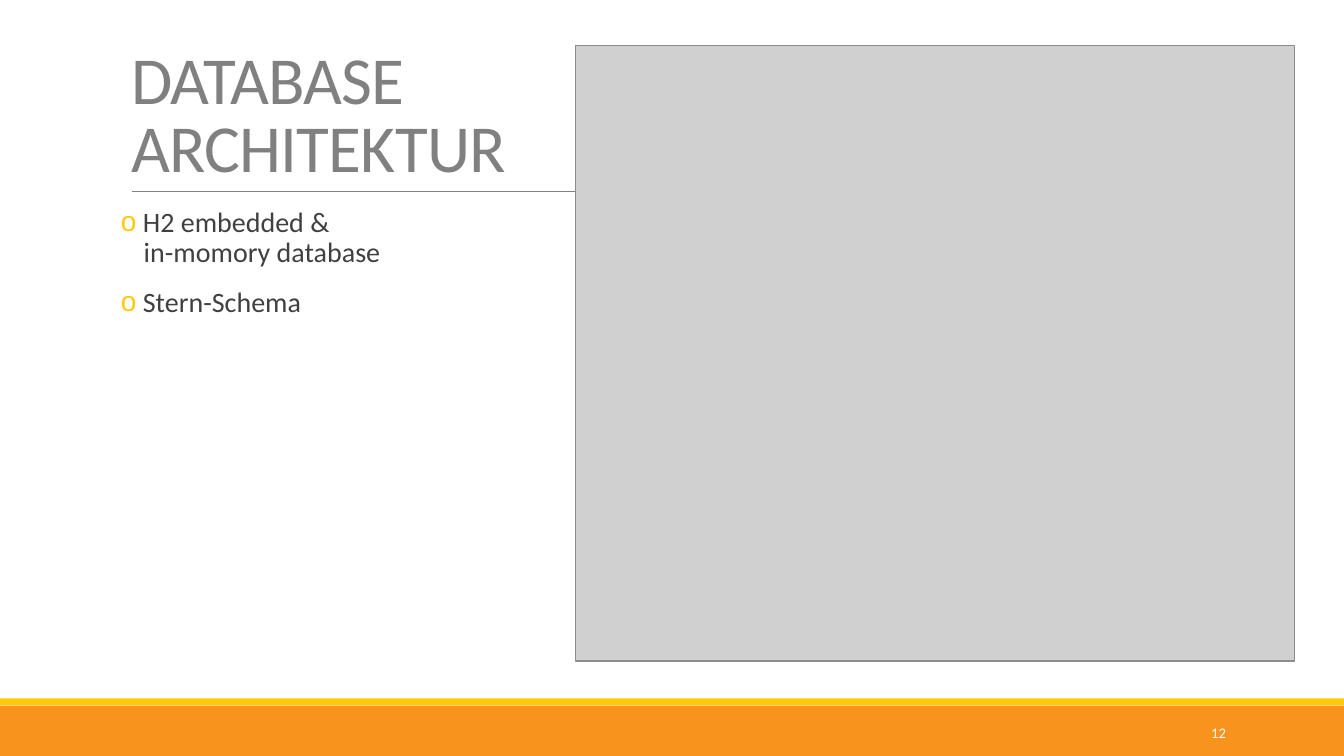
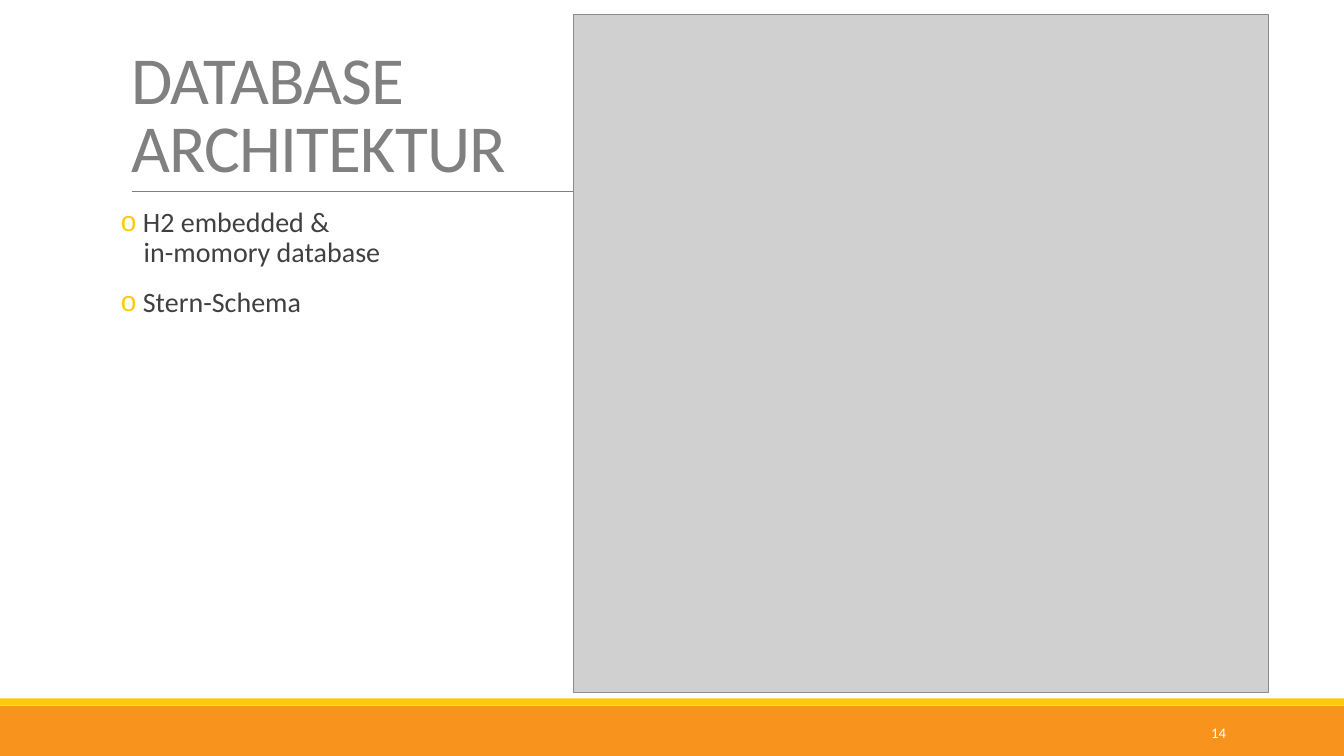
Before and after one commit to nappydevelopment/Nappy-the-ingenious-docs, a slide deck: slide 14 of presentation/Final/Final.pptx (slide 12 before the commit). Drawn at 1344x756 pixels with LibreOffice and Linux fonts; fonts in the diff are those of the drawing; grey boxes stand for pictures. Boxes give left, top, right and bottom in pixels: in the first picture for what was removed or moved away, otherwise in the second. Text is boxed around its words. In the diff, an @@ line names an element or a change of style, - is before the commit and + after.

```diff
--- a/presentation/Final/Final.pptx
+++ b/presentation/Final/Final.pptx
@@ picture: place and size @@
-picture at [576,46,1295,661]
+picture at [574,14,1269,692]
@@ page number at [1211,728,1226,738]: text changed @@
-12
+14
```
Also in this commit, not shown: 8 other slides changed, 2 slides added, 1 other file.
